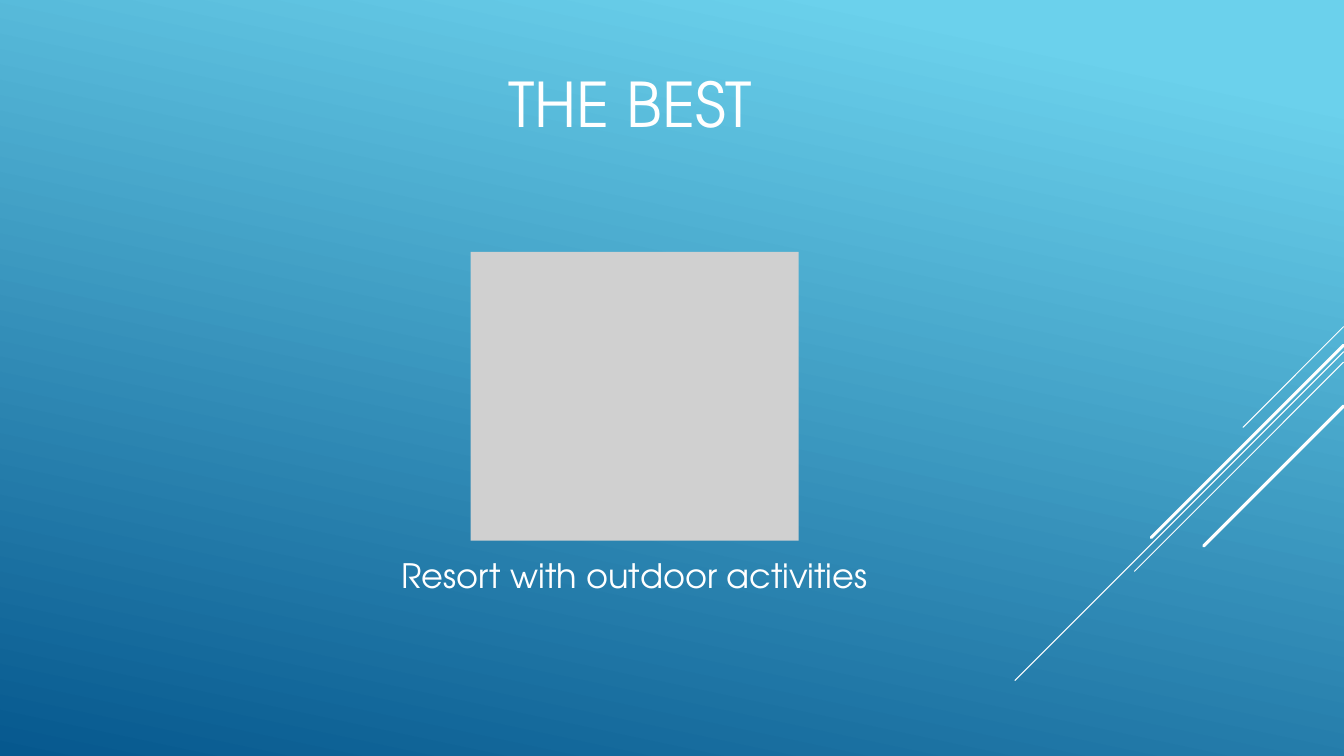
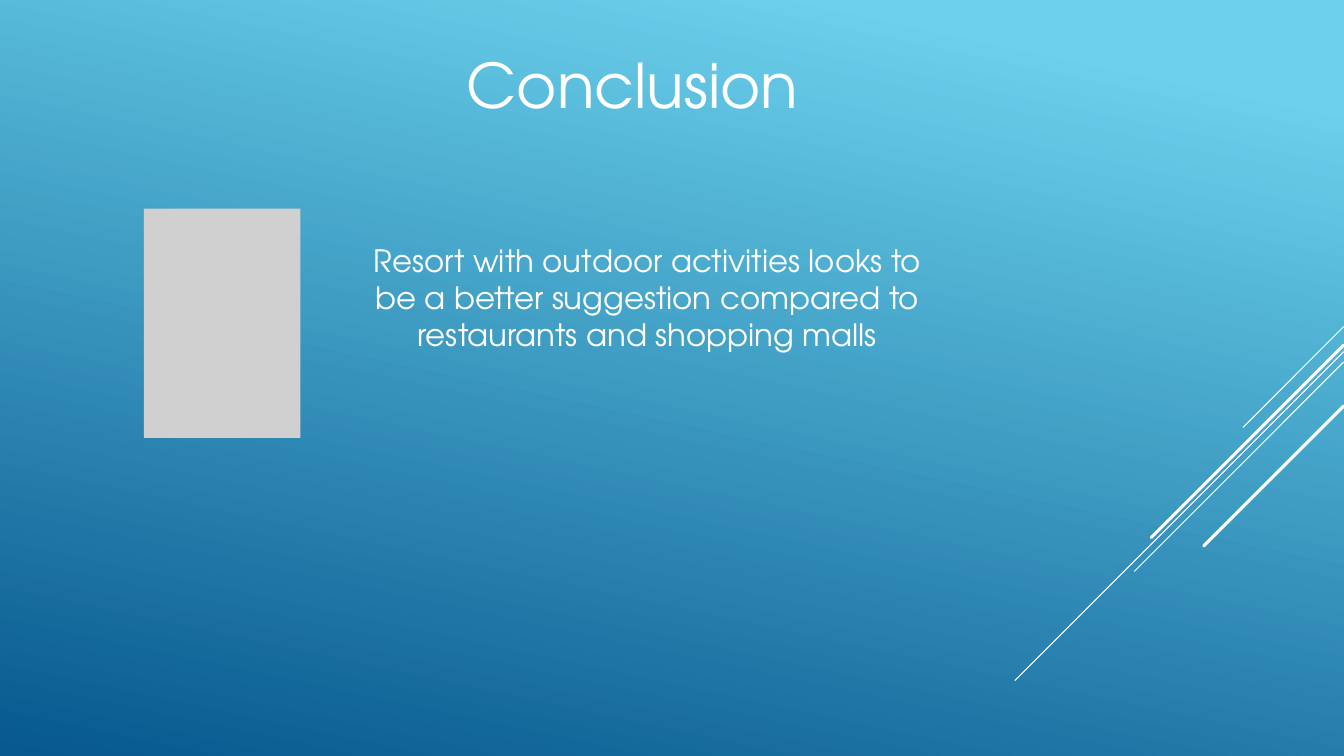
Before and after one commit to kaarthikha/Learn, a slide deck: slide 13 of Predict THE PROJECT.pptx (slide 7 before the commit). Drawn at 1344x756 pixels with LibreOffice and Linux fonts; fonts in the diff are those of the drawing; grey boxes stand for pictures. Boxes give left, top, right and bottom in pixels: in the first picture for what was removed or moved away, otherwise in the second. Text is boxed around its words. In the diff, an @@ line names an element or a change of style, - is before the commit and + after.

```diff
--- a/Predict THE PROJECT.pptx
+++ b/Predict THE PROJECT.pptx
@@ text at bbox=[467, 61, 799, 109]: text changed @@
-THE BEST
+Conclusion
@@ picture: place and size @@
-picture at bbox=[471, 252, 799, 540]
+picture at bbox=[144, 209, 300, 438]
@@ text added at bbox=[374, 249, 921, 353], 22 pt, text #FFFFFF @@
+Resort with outdoor activities looks to be a better suggestion compared to restaurants and shopping malls
@@ text removed at bbox=[401, 563, 867, 589] @@
-Resort with outdoor activities
```
Also in this commit, not shown: 3 other slides changed, 9 slides added, 3 slides removed.
